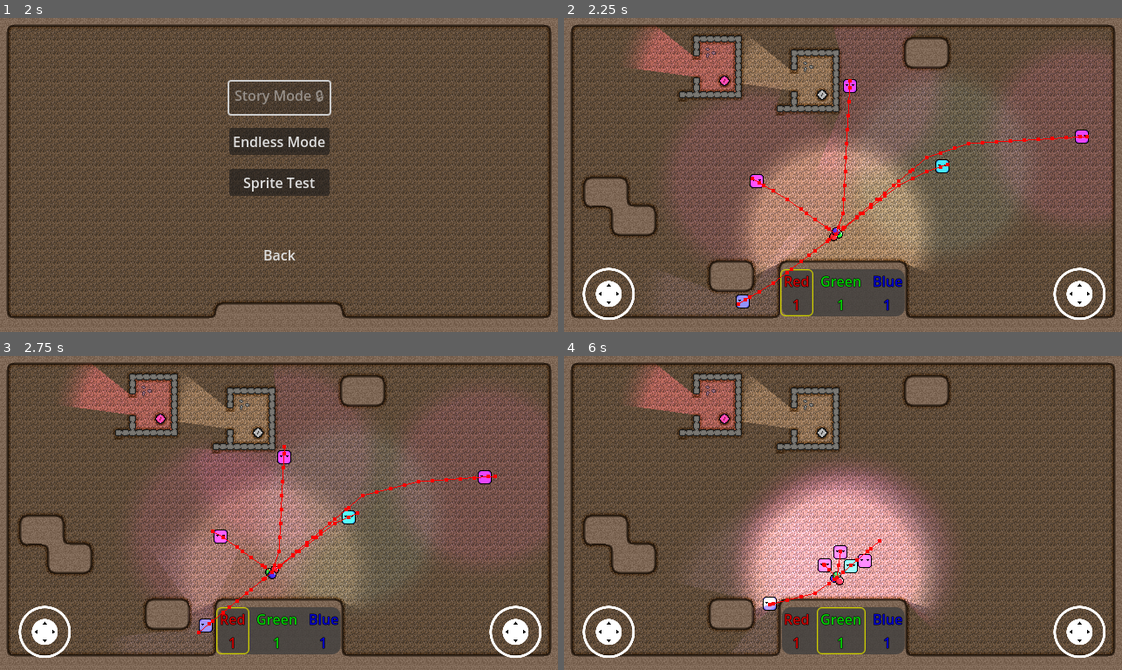
Above: before the commit, frames 1-4 (two rows, left to right).
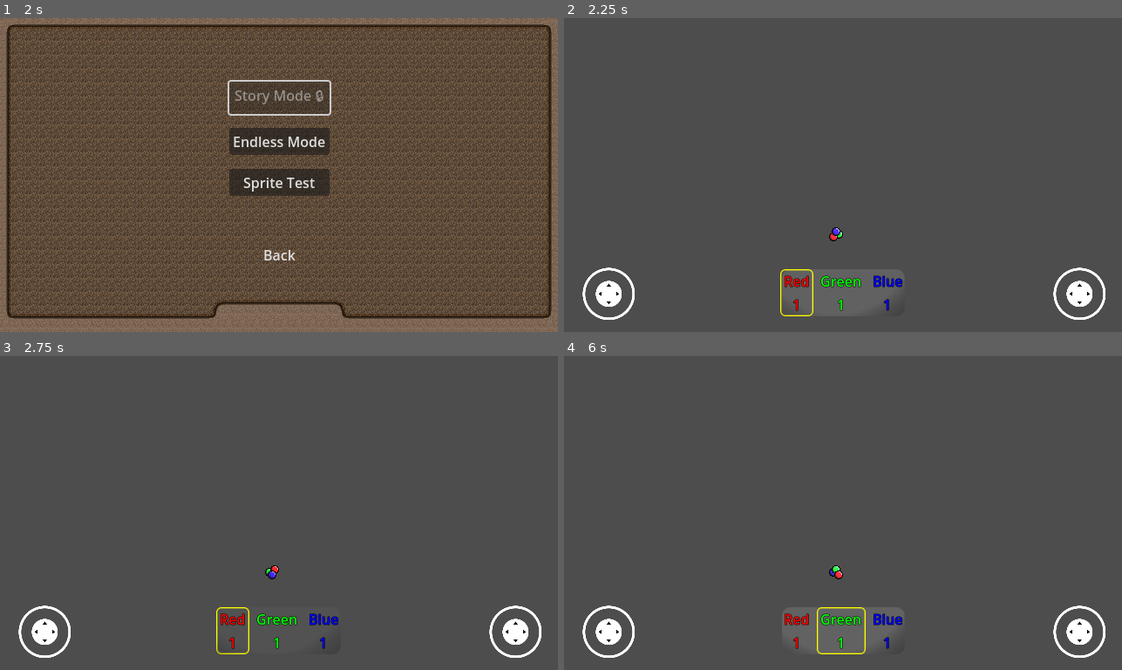
Above: after the commit, the same moments.

Repository: Degenerate-Games/shadows-below
Game: Godot game, scene res://scenes/menus/main_menu.tscn
Same seed, same stepped clock (60 frames per second), same inputs: the game is played once before the commit and once after it.
Inputs (mouse positions are in pixels of both pictures, inside the frame that each line leads up to):
- Up to frame 1 (2 s): click (279, 206) at 0.5 s; click (279, 206) at 1.25 s
- Up to frame 2 (2.25 s): click "Endless Mode" at 2 s
- Up to frame 3 (2.75 s): no input
- Up to frame 4 (6 s): move the mouse to (965, 497) at 2.77 s; hold L (mixing_ui_right) 2.78-3.5 s; click (965, 497) at 2.92 s; drag from (731, 528) to (837, 572) at 3.52 s; move the mouse to (898, 443) at 4.27 s; hold L (mixing_ui_right) 4.28-5 s; drag from (815, 575) to (820, 431) at 5.02 s; move the mouse to (1010, 560) at 5.77 s; hold J (mixing_ui_left) from 5.78 s (still down)

Frame 1 is identical in both runs. In frame 2, 82% of the frame differs, in the area x 0-100%, y 0-100%; in frame 3, 80%; in frame 4, 85%.
Error after the commit: Invalid operands 'Vector2i' and 'Vector2' in operator '+'. (res://scripts/level_generator.gd:90)

Commit message:
Split obstacle and objective placing so a minimum number of objectives are placed. Expand bounding box by one tile on each side to prevent impassable corridors

Diff:
--- a/scripts/level_generator.gd
+++ b/scripts/level_generator.gd
@@ -5,6 +5,8 @@
 var y_tiles: int
 var enemies: Array[PackedScene]
 var room_borders: Array[Rect2i]
+var obstacle_idxs: Array[int]
+var objective_idxs: Array[int]
 
 # Called when the node enters the scene tree for the first time.
 func _ready():
@@ -28,6 +30,14 @@
 	room_borders.append(Rect2i(0, y_tiles - 2, x_tiles, y_tiles)) # Bottom
 	room_borders.append(Rect2i(15, 17, 24, 21)) # Color UI
 	room_borders.append(Rect2i(17, 13, 22, 17)) # Player spawn
+
+	obstacle_idxs = []
+	obstacle_idxs.append(1)
+	obstacle_idxs.append(2)
+	obstacle_idxs.append(3)
+
+	objective_idxs = []
+	objective_idxs.append(4)
 
 
 
@@ -60,24 +70,43 @@
 	get_node("/root/Endless/HUD/ColorMixingUI").color_changed.connect(player._on_color_mixing_ui_color_changed)
 	player.handle_color_change(get_node("/root/Endless/HUD/ColorMixingUI").get_color())
 
-	# Place some obstacles
-	print("Placing Obstacles")
+  # Place objectives
+	print("Placing Objectives")
 	var obstacles: Array[Rect2i] = []
 	var key_tiles: Array[Vector2i] = []
 	var iterations = 0
+	var objective_max = max(1, round(difficulty *.25))
+	while obstacles.size() < objective_max && iterations < 1000:
+		for x in range(x_tiles):
+			for y in range(y_tiles):
+				if obstacles.size() == objective_max:
+					break
+				if randf() < 0.01:
+					var pattern = tile_map.tile_set.get_pattern(objective_idxs.pick_random())
+					var half_pattern_size = pattern.get_size() / 2.0
+					var obstacle = get_pattern_rect(Vector2(x, y), half_pattern_size)
+					if obstacles.any(func(o): return o.intersects(obstacle)) || room_borders.any(func(b): return b.intersects(obstacle)):
+						continue
+					room.set_pattern(1, obstacle.position + Vector2(1, 1), pattern)
+					if pattern.has_cell(Vector2i(3, 3)):
+						if pattern.get_cell_atlas_coords(Vector2i(3, 3)) == Vector2i(3, 1):
+							key_tiles.append(Vector2i(obstacle.position + Vector2i(4, 4)))
+					obstacles.append(obstacle)
+		iterations += 1
+
+	# Place some obstacles
+	print("Placing Obstacles")
+	iterations = 0
 	while obstacles.size() < difficulty && iterations < 1000:
 		for x in range(x_tiles):
 			for y in range(y_tiles):
 				if randf() < 0.01:
-					var pattern = tile_map.tile_set.get_pattern(randi_range(1, tile_map.tile_set.get_patterns_count() - 1))
+					var pattern = tile_map.tile_set.get_pattern(obstacle_idxs.pick_random())
 					var half_pattern_size = pattern.get_size() / 2.0
-					var obstacle = get_obstacle_rect(Vector2(x, y), half_pattern_size)
+					var obstacle = get_pattern_rect(Vector2(x, y), half_pattern_size)
 					if obstacles.any(func(o): return o.intersects(obstacle)) || room_borders.any(func(b): return b.intersects(obstacle)):
 						continue
-					room.set_pattern(1, obstacle.position, pattern)
-					if pattern.has_cell(Vector2i(3, 3)):
-						if pattern.get_cell_atlas_coords(Vector2i(3, 3)) == Vector2i(3, 1):
-							key_tiles.append(Vector2i(obstacle.position + Vector2i(3, 3)))
+					room.set_pattern(1, obstacle.position + Vector2(1, 1), pattern)
 					obstacles.append(obstacle)
 		iterations += 1
 
@@ -111,16 +140,14 @@
 
 	return room
 
-func get_obstacle_rect(position: Vector2, half_pattern_size: Vector2) -> Rect2i:
-	var obstacle = Rect2i(floor(position - half_pattern_size), half_pattern_size * 2)
+func get_pattern_rect(position: Vector2, half_pattern_size: Vector2) -> Rect2i:
+	var obstacle = Rect2i(floor(position - half_pattern_size - Vector2(1, 1)), half_pattern_size * 2 + Vector2(1, 1))
 
 	# Make sure the obstacle is within the room
 	if obstacle.position.x < 0:
 		obstacle.position.x = abs(obstacle.position.x)
-		obstacle.size.x += obstacle.position.x * 2
 
 	if obstacle.position.y < 0:
 		obstacle.position.y = abs(obstacle.position.y)
-		obstacle.size.y += obstacle.position.y * 2
 
 	return obstacle
